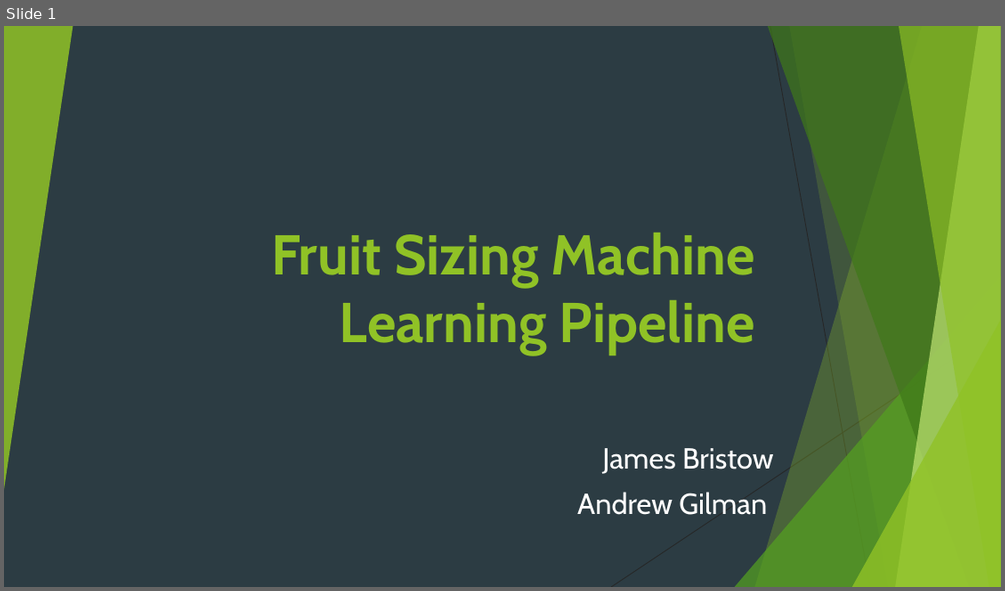
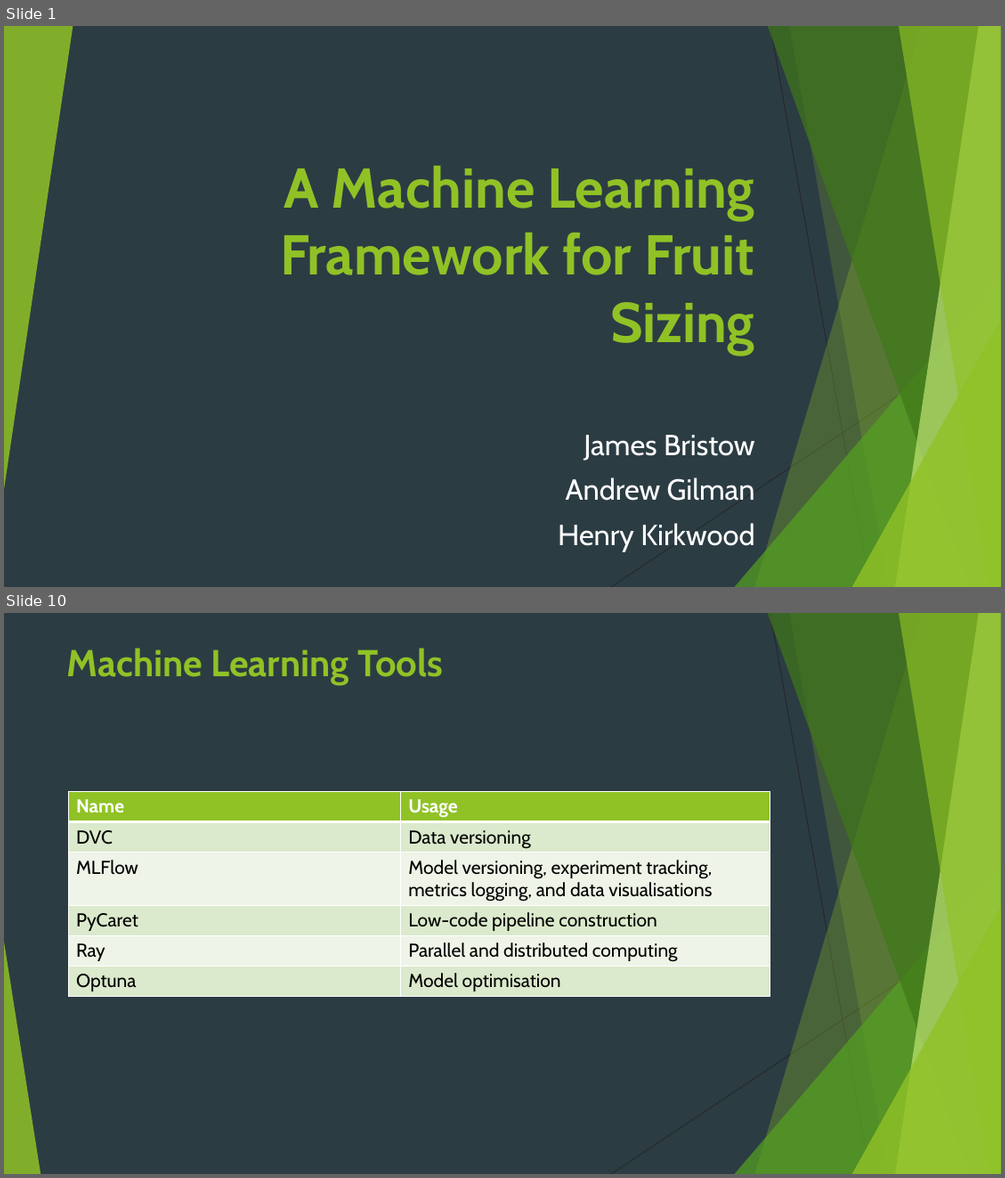
Before and after one commit to JBris/ml_pipeline, a slide deck: resources/ml_pipeline.pptx. Shown one above the other, each under a label of ours: slide 1 before the commit, slides 1 and 10 after it; the slides between them are not shown. The pictures are 1005x591 and 1005x1178 pixels, drawn with LibreOffice and Linux fonts; fonts in the diff are those of the drawing; background and template pictures are left out. Boxes give left, top, right and bottom in pixels: in the first picture for what was removed or moved away, otherwise in the second. Text is boxed around its words. In the diff, an @@ line names an element or a change of style, - is before the commit and + after.

```diff
--- a/resources/ml_pipeline.pptx
+++ b/resources/ml_pipeline.pptx
@@ slide 10 added at (x1=4, y1=613, x2=1001, y2=1174), background #2C3C43; not listed: 9 template elements that a slide beside it also shows @@
@@ title added at (x1=67, y1=648, x2=443, y2=685), 36 pt, text #90C226, bold @@
+Machine Learning Tools
@@ table added at (x1=68, y1=792, x2=769, y2=996), 6 rows, 2 columns @@
+Name | Usage
+DVC | Data versioning
+MLFlow | Model versioning, experiment tracking, metrics logging, and data visualisations
+PyCaret | Low-code pipeline construction
+Ray | Parallel and distributed computing
+Optuna | Model optimisation
@@ triangle added at (x1=4, y1=941, x2=40, y2=1174), fill #90C226 at 85% opacity @@
@@ slide 1 changed as well @@
@@ title at (x1=280, y1=166, x2=755, y2=354): text changed @@
-Fruit Sizing Machine Learning Pipeline
+A Machine Learning Framework for Fruit Sizing
@@ subtitle "James Bristow" moved from (x1=577, y1=448, x2=774, y2=515) to (x1=558, y1=435, x2=755, y2=552) @@
@@ subtitle at (x1=558, y1=523, x2=754, y2=552): paragraph added @@
+Henry Kirkwood
```
Also in this commit, not shown: 5 other slides changed, 10 other slides added, 4 slides removed, 7 other files.
